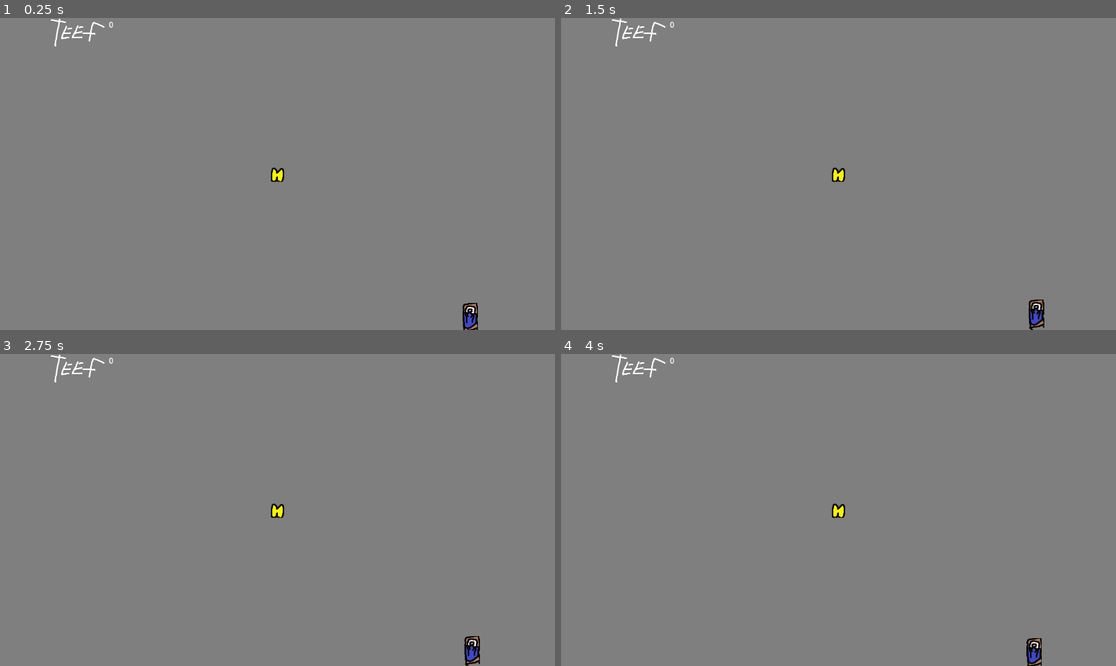
Above: before the commit, frames 1-4 (two rows, left to right).
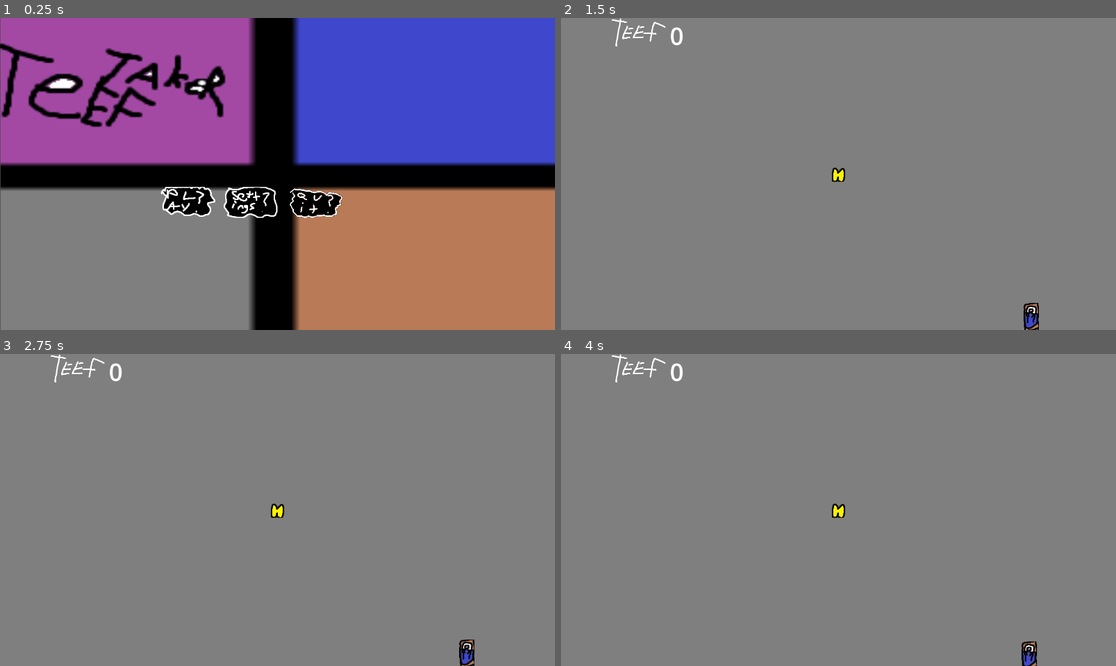
Above: after the commit, the same moments.

Repository: Cthulhu5227/Collector_videogame
Game: Godot game, scene res://main_menu.tscn
The game is run twice, just before and just after one commit, with the same random seed, the same clock (stepped at 60 frames per second) and the same inputs. Before the commit the project starts from res://level.tscn.
Inputs (mouse positions are in pixels of both pictures, inside the frame that each line leads up to):
- Up to frame 1 (0.25 s): no input
- Up to frame 2 (1.5 s): click (816, 202) at 0.52 s; click (749, 202) at 1.27 s
- Up to frame 3 (2.75 s): tap Enter at 2 s; move the mouse to (399, 494) at 2.02 s; hold E (interact) from 2.03 s (still down); click (399, 494) at 2.17 s
- Up to frame 4 (4 s): tap Space at 2.75 s; move the mouse to (727, 525) at 2.77 s; release E (interact) at 2.78 s; tap E (interact) at 2.85 s; click (727, 525) at 2.92 s; tap Enter at 3.5 s; move the mouse to (894, 441) at 3.52 s; hold E (interact) from 3.53 s (still down); click (894, 441) at 3.67 s

The runs differ from the first frame. In frame 1, 81% of the frame differs, in the area x 0-100%, y 0-100%; in frame 2, 0.4%; in frame 3, 0.4%; in frame 4, 0.4%.

Commit message:
basic main menu, need to implement settings button

Diff:
--- /dev/null
+++ b/main_menu.tscn
@@ -0,0 +1,66 @@
+[gd_scene load_steps=12 format=3 uid="uid://clm0smynm0gr1"]
+
+[ext_resource type="Texture2D" uid="uid://bdjkb2g2hs0ws" path="res://assets/play_test.png" id="1_8qtwp"]
+[ext_resource type="Texture2D" uid="uid://jdgfcuenow48" path="res://assets/play_hover_test.png" id="2_dy7ct"]
+[ext_resource type="Script" uid="uid://l2woama34ovk" path="res://play_button.gd" id="3_0o4t1"]
+[ext_resource type="Texture2D" uid="uid://d28xhsply6db8" path="res://assets/settings_test.png" id="4_0k4wn"]
+[ext_resource type="Texture2D" uid="uid://uregulaewks2" path="res://assets/settings_hover_test.png" id="5_j5v2v"]
+[ext_resource type="Script" uid="uid://bcnm34cpkcwl" path="res://settings_button.gd" id="6_dy7ct"]
+[ext_resource type="Texture2D" uid="uid://d4lasqjwyn2xn" path="res://assets/quit_test.png" id="6_iotk1"]
+[ext_resource type="Texture2D" uid="uid://c5kahe2avqb5h" path="res://assets/quit_hover_test.png" id="7_w44g7"]
+[ext_resource type="Script" uid="uid://bslujryosl65c" path="res://quit_button.gd" id="8_cm266"]
+[ext_resource type="Texture2D" uid="uid://cri34ib356pr2" path="res://assets/tiles_test.png" id="10_0k4wn"]
+[ext_resource type="Texture2D" uid="uid://d05rtt2fhtkah" path="res://assets/title_card_test.png" id="11_j5v2v"]
+
+[node name="Main Menu" type="Control"]
+layout_mode = 3
+anchors_preset = 0
+offset_left = -29.0
+offset_top = 12.0
+offset_right = 11.0
+offset_bottom = 52.0
+
+[node name="background" type="TextureRect" parent="."]
+z_index = -1
+layout_mode = 0
+offset_left = 30.0
+offset_top = -12.0
+offset_right = 1183.0
+offset_bottom = 636.0
+texture = ExtResource("10_0k4wn")
+
+[node name="title" type="TextureRect" parent="."]
+layout_mode = 0
+offset_left = 5.0
+offset_top = 38.0
+offset_right = 516.0
+offset_bottom = 250.0
+texture = ExtResource("11_j5v2v")
+
+[node name="HBoxContainer" type="HBoxContainer" parent="."]
+layout_mode = 0
+offset_left = 359.0
+offset_top = 339.0
+offset_right = 751.0
+offset_bottom = 403.0
+
+[node name="play_button" type="TextureButton" parent="HBoxContainer"]
+layout_mode = 2
+texture_normal = ExtResource("1_8qtwp")
+texture_hover = ExtResource("2_dy7ct")
+script = ExtResource("3_0o4t1")
+
+[node name="settings_button" type="TextureButton" parent="HBoxContainer"]
+layout_mode = 2
+texture_normal = ExtResource("4_0k4wn")
+texture_hover = ExtResource("5_j5v2v")
+script = ExtResource("6_dy7ct")
+
+[node name="quit_button" type="TextureButton" parent="HBoxContainer"]
+layout_mode = 2
+texture_normal = ExtResource("6_iotk1")
+texture_hover = ExtResource("7_w44g7")
+script = ExtResource("8_cm266")
+
+[connection signal="pressed" from="HBoxContainer/play_button" to="HBoxContainer/play_button" method="_on_pressed"]
+[connection signal="pressed" from="HBoxContainer/settings_button" to="HBoxContainer/play_button" method="_on_settings_button_pressed"]
--- /dev/null
+++ b/play_button.gd
@@ -0,0 +1,11 @@
+extends TextureButton
+
+
+func _on_pressed() -> void:
+	Ui.show()
+	get_tree().change_scene_to_file("res://level.tscn")
+	return
+
+
+func _on_settings_button_pressed() -> void:
+	pass # open settings
--- a/project.godot
+++ b/project.godot
@@ -11,7 +11,7 @@
 [application]
 
 config/name="Collector_game"
-run/main_scene="uid://ds8e8mtvwpxcv"
+run/main_scene="uid://clm0smynm0gr1"
 config/features=PackedStringArray("4.5", "GL Compatibility")
 config/icon="res://assets/icon.svg"
 
--- /dev/null
+++ b/settings_button.gd
@@ -0,0 +1 @@
+extends TextureButton
--- a/ui.gd
+++ b/ui.gd
@@ -2,6 +2,9 @@
 @onready var pause_menu = $pause_menu
 @onready var teeth_counter = $teeth_counter/Label
 
+
+func _ready() -> void:
+	hide()
 
 func _input(event):
 	if event.is_action_pressed("ui_cancel"):
--- a/ui.tscn
+++ b/ui.tscn
@@ -6,6 +6,9 @@
 [ext_resource type="Texture2D" uid="uid://d4lasqjwyn2xn" path="res://assets/quit_test.png" id="3_nltto"]
 [ext_resource type="Texture2D" uid="uid://c5kahe2avqb5h" path="res://assets/quit_hover_test.png" id="4_ibotj"]
 [ext_resource type="Texture2D" uid="uid://ds2m3c7vdb50n" path="res://assets/teeth_counter_test.png" id="6_n5ude"]
+
+[sub_resource type="LabelSettings" id="LabelSettings_n5ude"]
+font_size = 50
 
 [node name="ui" type="CanvasLayer"]
 script = ExtResource("1_fyqef")
@@ -44,3 +47,4 @@
 offset_right = 214.0
 offset_bottom = 55.0
 text = "0"
+label_settings = SubResource("LabelSettings_n5ude")
Binary file added: assets/play_hover_test.png
Not shown, added: assets/play_hover_test.png.import
Binary file added: assets/play_test.png
Not shown, added: assets/play_test.png.import
Binary file added: assets/settings_hover_test.png
Not shown, added: assets/settings_hover_test.png.import
Binary file added: assets/settings_test.png
Not shown, added: assets/settings_test.png.import
Binary file added: assets/title_card_test.png
Not shown, added: assets/title_card_test.png.import
Not shown, added: play_button.gd.uid
Not shown, added: settings_button.gd.uid
(and 1 more such lines)
